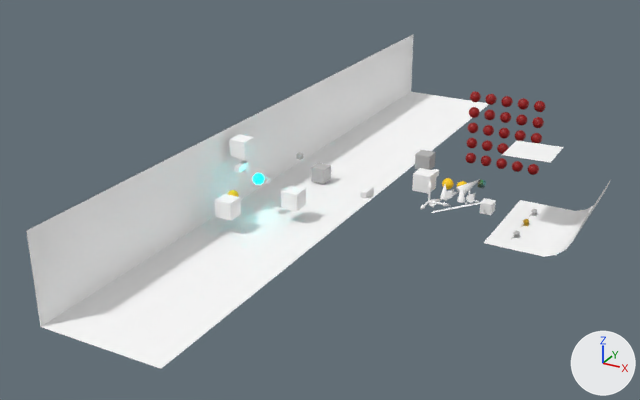
Two versions of the FBX model Scenes/testScene/testScene.fbx, one commit apart.
One viewpoint serves both versions: a 50 mm camera at (0.497, -1.282, 0.601) aimed at (-0.215, 0.012, -0.046). The axes (+X, +Y, +Z) are drawn at lower right. The lights are the same throughout. Where no turn or scale is listed for an object, it has been applied to the vertices.

Names of what the first picture shows: 'BackGroundMat', 'Material', 'emissiveMesh', 'pCube10', 'wall_floor'.
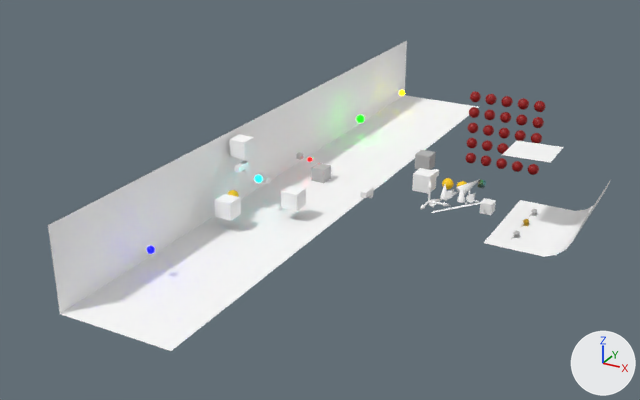
The change, as a diff of the scene's bpy script:
```diff
--- a/Scenes/testScene/testScene.fbx.py
+++ b/Scenes/testScene/testScene.fbx.py
@@ mat_blueemissivelight @@
+mat_blueemissivelight = principled_material('blueEmissiveLight')
+mat_blueemissivelight.base_color = (0.0, 0.0, 0.0)  # black #000000
+mat_blueemissivelight.roughness = 0.553
+mat_blueemissivelight.emission_color = (0.0, 0.0, 10.0)  # blue #0000ff
+mat_blueemissivelight.emission_strength = 1.0
@@ mat_greenemissivelight @@
+mat_greenemissivelight = principled_material('greenEmissiveLight')
+mat_greenemissivelight.base_color = (0.0, 0.0, 0.0)  # black #000000
+mat_greenemissivelight.roughness = 0.553
+mat_greenemissivelight.emission_color = (0.0, 10.0, 0.0)  # green #00ff00
+mat_greenemissivelight.emission_strength = 1.0
@@ me_mesh_067 @@
+me_mesh_067.from_pydata(...)  # a UV sphere (20 segments, 20 rings, poles along z) spanning x -0.00595..0.00595, y -0.00595..0.00595, z -0.00595..0.00595
+me_mesh_067.materials.append(mat_blueemissivelight)  # black #000000
@@ me_mesh_068 @@
+me_mesh_068.from_pydata(...)  # a UV sphere (20 segments, 20 rings, poles along z) spanning x -0.0084..0.0084, y -0.0084..0.0084, z -0.0084..0.0084
+me_mesh_068.materials.append(mat_greenemissivelight)  # black #000000
@@ ob_wall_floor @@
 ob_wall_floor.rotation_euler = (1.571, 0.0, 0.0)  # degrees (90, 0, 0)
-ob_wall_floor.scale = (0.01, 0.01, 0.01)
+ob_wall_floor.scale = (0.00934, 0.00934, 0.00934)
@@ ob_emissivemesh @@
 ob_emissivemesh.location = (0.0, 0.0, 0.0)
+ob_emissivemesh.scale = (0.646, 0.646, 0.646)
@@ ob_emissivemesh3 @@
+ob_emissivemesh3 = bpy.data.objects.new('emissiveMesh3', me_mesh_067)
+ob_emissivemesh3.location = (-0.32, -0.337, -0.018)
@@ ob_emissivemesh4 @@
+ob_emissivemesh4 = bpy.data.objects.new('emissiveMesh4', me_mesh_068)
+ob_emissivemesh4.location = (-0.32, 0.387, -0.018)
```

Boxes [x1, y1, x2, y2] around the edits, measured in the pictures (640 x 400 px):
'wall_floor', rescaled (7% narrower, 7% shorter): before [26, 34, 489, 369]; after [48, 41, 479, 351]
'emissiveMesh', rescaled (33% narrower, 33% shorter): before [253, 173, 264, 184]; after [255, 175, 262, 182]
'emissiveMesh3', added: after [147, 246, 155, 254]
'emissiveMesh4', added: after [357, 115, 364, 123]
